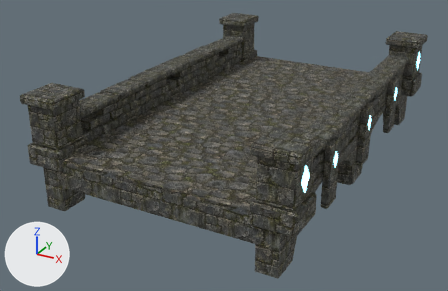
The glTF model board3d/models/bridge-stone.glb, before and after one commit.
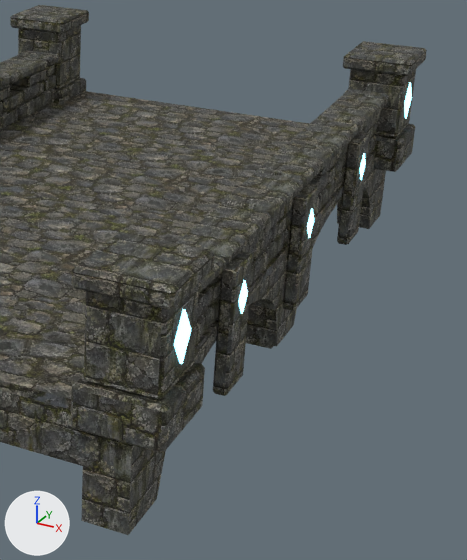
The first picture shows the older version from a 50 mm camera at (4.89, -10.1, 4.18) aimed at (-0.37, -0.54, -0.6). The close-ups show the older and then the newer version on the part from 48% to 100% of the width and 4% to 100% of the height of that picture. Only the edits that show in the close-ups are written down. Every picture has the same lights, and +X, +Y and +Z are marked at lower left. Where no turn or scale is listed for an object, it has been applied to the vertices.

Before the edit, the objects in view are built like this:
```python
me_pierrune_1__1 = bpy.data.meshes.new('pierrune_1_-1')
me_pierrune_1__1.from_pydata(...)  # 8 vertices, 12 faces; spans x 2.3..2.32, y -3.33..-3.07, z 0.3..0.7
me_pierrune_1__1.materials.append(mat_rune)  # cyan #7cdaf3, glowing cyan #95edff
me_pilaster_1_1_75 = bpy.data.meshes.new('pilaster_1_1.75')
me_pilaster_1_1_75.from_pydata(...)  # 24 vertices, 44 faces; spans x 2.11..2.23, y 1.55..1.95, z -0.6..0.47
me_pilaster_1_1_75.materials.append(mat_stone)  # picture img_stone_old
me_pilaster_1__1_75 = bpy.data.meshes.new('pilaster_1_-1.75')
me_pilaster_1__1_75.from_pydata(...)  # 24 vertices, 44 faces; spans x 2.11..2.23, y -1.95..-1.55, z -0.6..0.47
me_pilaster_1__1_75.materials.append(mat_stone)  # picture img_stone_old
me_rune_1_1_75 = bpy.data.meshes.new('rune_1_1.75')
me_rune_1_1_75.from_pydata(...)  # 8 vertices, 12 faces; spans x 2.23..2.245, y 1.66..1.84, z 0.04..0.32
me_rune_1_1_75.materials.append(mat_rune)  # cyan #7cdaf3, glowing cyan #95edff
me_rune_1__1_75 = bpy.data.meshes.new('rune_1_-1.75')
me_rune_1__1_75.from_pydata(...)  # 8 vertices, 12 faces; spans x 2.23..2.245, y -1.84..-1.66, z 0.04..0.32
me_rune_1__1_75.materials.append(mat_rune)  # cyan #7cdaf3, glowing cyan #95edff
ob_pierrune_1__1 = bpy.data.objects.new('pierrune_1_-1', me_pierrune_1__1)
ob_pierrune_1__1.location = (0.0, 0.0, 0.0)
ob_pilaster_1_1_75 = bpy.data.objects.new('pilaster_1_1.75', me_pilaster_1_1_75)
ob_pilaster_1_1_75.location = (0.0, 0.0, 0.0)
ob_pilaster_1__1_75 = bpy.data.objects.new('pilaster_1_-1.75', me_pilaster_1__1_75)
ob_pilaster_1__1_75.location = (0.0, 0.0, 0.0)
ob_rune_1_1_75 = bpy.data.objects.new('rune_1_1.75', me_rune_1_1_75)
ob_rune_1_1_75.location = (0.0, 0.0, 0.0)
ob_rune_1__1_75 = bpy.data.objects.new('rune_1_-1.75', me_rune_1__1_75)
ob_rune_1__1_75.location = (0.0, 0.0, 0.0)
# also in view: 'wall_1' at (1.93, 0.0, 0.25); 'wall_-1' at (-1.93, 0.0, 0.25); 'body_mid' at (0.0, 0.0, -0.29); 'pier_capital_1_-1' at (2.01, -3.2, 0.93); 'cap_-1' at (-1.95, -0.01, 0.56)
```
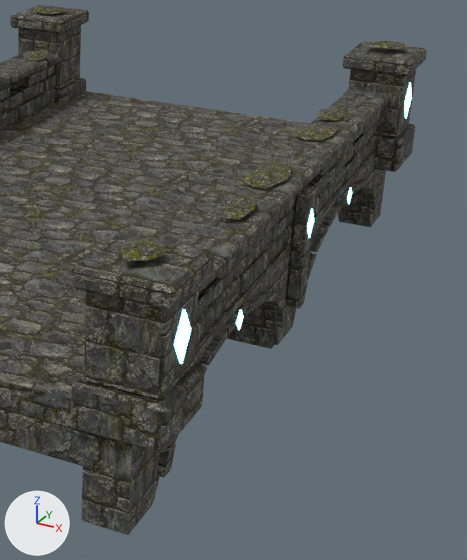
Boxes [x1, y1, x2, y2] around the edits, measured in the close-ups (467 x 560 px):
'moss', added
    after: [14, 6, 407, 262]
'pilaster_1_-1.75', deleted
    before: [213, 252, 253, 396]
'pilaster_1_1.75', deleted
    before: [337, 132, 370, 245]
'voussoirs_1_-1.6', added
    after: [156, 291, 288, 478]
'voussoirs_1_1.6', added
    after: [295, 179, 378, 308]
'rune_1_-1.75', deleted
    before: [238, 280, 248, 314]
'rune_1_1.75', deleted
    before: [360, 153, 366, 180]
'keyrune_1_-1.6', added
    after: [236, 309, 244, 330]
'keyrune_1_1.6', added
    after: [347, 187, 352, 204]

The change, as a list of edits to the scene's bpy script:
```text
Add img_tex_rocktop_v6b:
    img_tex_rocktop_v6b = load_image('tex-rocktop-v6b', '_unpacked/tex-rocktop-v6b', 1024, 1024, 'sRGB')
Add mat_moss:
    mat_moss = principled_material('moss')
    mat_moss.texture = img_tex_rocktop_v6b
    mat_moss.roughness = 1.0
Add me_voussoirs_1__1_6:
    me_voussoirs_1__1_6.from_pydata(...)  # 72 vertices, 108 faces; spans x 2.11..2.17, y -3.03..-0.17, z -0.73..-0.07
    me_voussoirs_1__1_6.materials.append(mat_stone)  # picture img_stone_old
Add me_voussoirs_1_1_6:
    me_voussoirs_1_1_6.from_pydata(...)  # 72 vertices, 108 faces; spans x 2.11..2.17, y 0.17..3.03, z -0.73..-0.07
    me_voussoirs_1_1_6.materials.append(mat_stone)  # picture img_stone_old
Add me_moss:
    me_moss.from_pydata(...)  # 176 vertices, 154 faces; spans x -2.22..2.23, y -3.44..3.42, z 0.01..1.12
    me_moss.materials.append(mat_moss)  # picture img_tex_rocktop_v6b
Add me_keyrune_1__1_6:
    me_keyrune_1__1_6.from_pydata([(2.17, -1.6, 0.001), (2.17, -1.53, -0.089), (2.17, -1.6, -0.179), (2.17, -1.67, -0.089), (2.185, -1.6, 0.001), (2.185, -1.53, -0.089), (2.185, -1.6, -0.179), (2.185, -1.67, -0.089)], [], [(0, 1, 2), (0, 2, 3), (7, 6, 5), (7, 5, 4), (0, 4, 5), (0, 5, 1), (1, 5, 6), (1, 6, 2), (2, 6, 7), (2, 7, 3), (3, 7, 4), (3, 4, 0)])
    me_keyrune_1__1_6.materials.append(mat_rune)  # cyan #7cdaf3, glowing cyan #95edff
Add me_keyrune_1_1_6:
    me_keyrune_1_1_6.from_pydata([(2.17, 1.6, 0.001), (2.17, 1.67, -0.089), (2.17, 1.6, -0.179), (2.17, 1.53, -0.089), (2.185, 1.6, 0.001), (2.185, 1.67, -0.089), (2.185, 1.6, -0.179), (2.185, 1.53, -0.089)], [], [(0, 1, 2), (0, 2, 3), (7, 6, 5), (7, 5, 4), (0, 4, 5), (0, 5, 1), (1, 5, 6), (1, 6, 2), (2, 6, 7), (2, 7, 3), (3, 7, 4), (3, 4, 0)])
    me_keyrune_1_1_6.materials.append(mat_rune)  # cyan #7cdaf3, glowing cyan #95edff
Remove ob_pilaster_1_1_75:
    ob_pilaster_1_1_75 = bpy.data.objects.new('pilaster_1_1.75', me_pilaster_1_1_75)
    ob_pilaster_1_1_75.location = (0.0, 0.0, 0.0)
Remove ob_pilaster_1__1_75:
    ob_pilaster_1__1_75 = bpy.data.objects.new('pilaster_1_-1.75', me_pilaster_1__1_75)
    ob_pilaster_1__1_75.location = (0.0, 0.0, 0.0)
Remove ob_rune_1_1_75:
    ob_rune_1_1_75 = bpy.data.objects.new('rune_1_1.75', me_rune_1_1_75)
    ob_rune_1_1_75.location = (0.0, 0.0, 0.0)
Remove ob_rune_1__1_75:
    ob_rune_1__1_75 = bpy.data.objects.new('rune_1_-1.75', me_rune_1__1_75)
    ob_rune_1__1_75.location = (0.0, 0.0, 0.0)
Add ob_voussoirs_1__1_6:
    ob_voussoirs_1__1_6 = bpy.data.objects.new('voussoirs_1_-1.6', me_voussoirs_1__1_6)
    ob_voussoirs_1__1_6.location = (0.0, 0.0, 0.0)
Add ob_voussoirs_1_1_6:
    ob_voussoirs_1_1_6 = bpy.data.objects.new('voussoirs_1_1.6', me_voussoirs_1_1_6)
    ob_voussoirs_1_1_6.location = (0.0, 0.0, 0.0)
Add ob_moss:
    ob_moss = bpy.data.objects.new('moss', me_moss)
    ob_moss.location = (0.0, 0.0, 0.0)
Add ob_keyrune_1__1_6:
    ob_keyrune_1__1_6 = bpy.data.objects.new('keyrune_1_-1.6', me_keyrune_1__1_6)
    ob_keyrune_1__1_6.location = (0.0, 0.0, 0.0)
Add ob_keyrune_1_1_6:
    ob_keyrune_1_1_6 = bpy.data.objects.new('keyrune_1_1.6', me_keyrune_1_1_6)
    ob_keyrune_1_1_6.location = (0.0, 0.0, 0.0)
```
